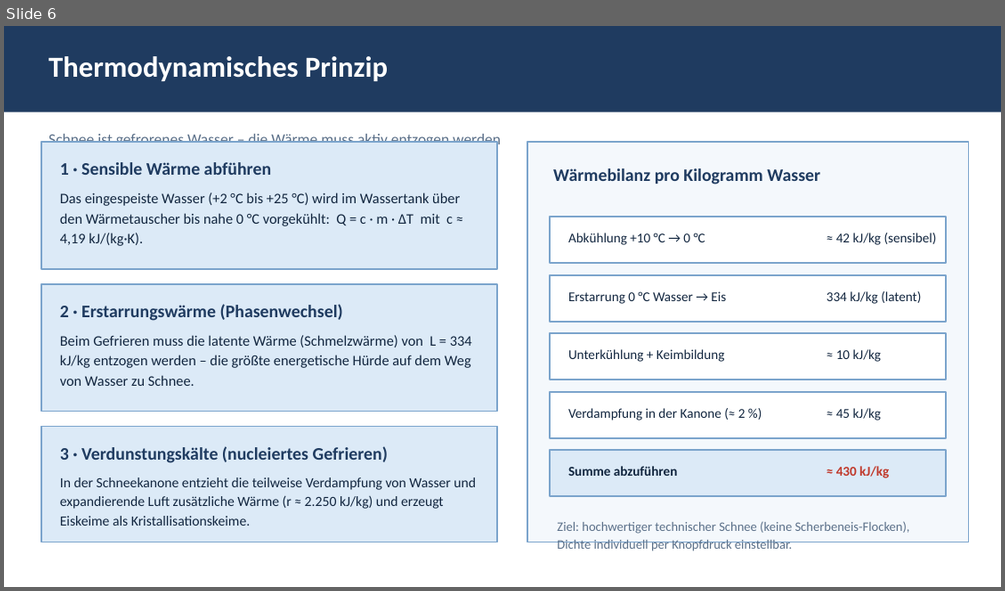
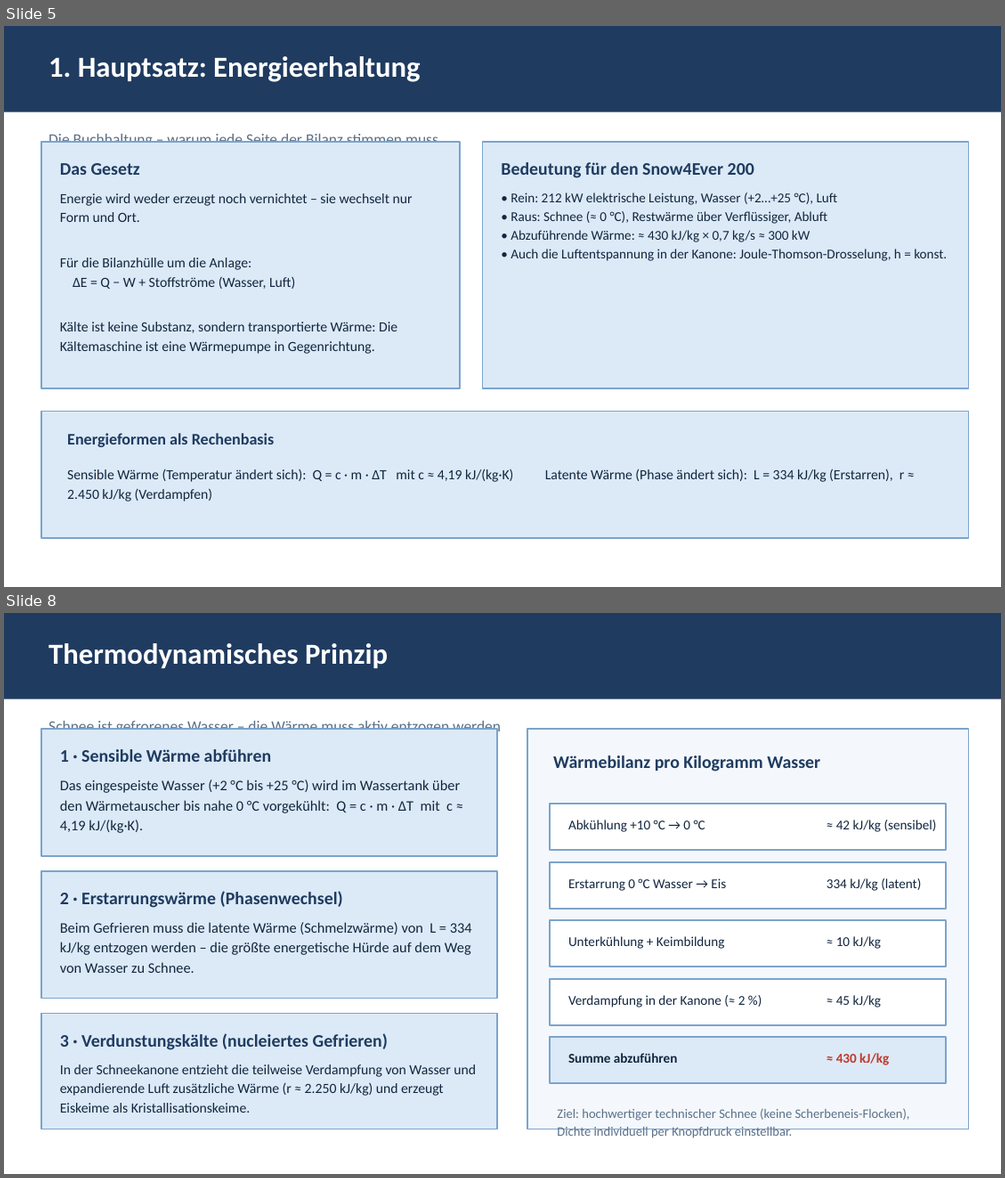
Before and after one commit to pgruberpg6-commits/Snow4ever, a slide deck: snow4ever200_thermodynamik.pptx. Shown one above the other, each under a label of ours: slide 6 before the commit, slides 5 and 8 after it; the slides between them are not shown. The pictures are 1005x591 and 1005x1178 pixels, drawn with LibreOffice and Linux fonts; fonts in the diff are those of the drawing. Boxes give left, top, right and bottom in pixels: in the first picture for what was removed or moved away, otherwise in the second. Text is boxed around its words. In the diff, an @@ line names an element or a change of style, - is before the commit and + after.

Commit message:
Hauptsatz-Folien: 1./2./3. Hauptsatz jeweils als eigene Folie (16 Folien beibehalten)

```diff
--- a/snow4ever200_thermodynamik.pptx
+++ b/snow4ever200_thermodynamik.pptx
@@ slide 5 added at (4,26,1001,587), background #FFFFFF @@
@@ rectangle added at (4,26,1001,112), fill #1F3B60 @@
@@ text added at (48,56,420,82), 28 pt, text #FFFFFF, bold @@
+1. Hauptsatz: Energieerhaltung
@@ rectangle added at (41,142,461,389), fill #DCEAF7, outline #7BA4CC 1.5 pt @@
@@ text added at (48,134,438,143), 15 pt, text #5B7089 @@
+Die Buchhaltung – warum jede Seite der Bilanz stimmen muss
@@ rectangle added at (483,142,969,389), fill #DCEAF7, outline #7BA4CC 1.5 pt @@
@@ text added at (60,163,140,175), 17 pt, text #1F3B60, bold @@
+Das Gesetz
@@ text added at (501,162,754,178), 17 pt, text #1F3B60, bold @@
+Bedeutung für den Snow4Ever 200
@@ text added at (60,193,413,354), 13.5 pt, text #12263F @@
+Energie wird weder erzeugt noch vernichtet – sie wechselt nur Form und Ort.
+Für die Bilanzhülle um die Anlage:
+ΔE = Q − W + Stoffströme (Wasser, Luft)
+Kälte ist keine Substanz, sondern transportierte Wärme: Die Kältemaschine ist eine Wärmepumpe in Gegenrichtung.
@@ text added at (510,192,947,261), 13 pt, text #12263F @@
+• Rein: 212 kW elektrische Leistung, Wasser (+2…+25 °C), Luft
+• Raus: Schnee (≈ 0 °C), Restwärme über Verflüssiger, Abluft
+• Abzuführende Wärme: ≈ 430 kJ/kg × 0,7 kg/s ≈ 300 kW
+• Auch die Luftentspannung in der Kanone: Joule-Thomson-Drosselung, h = konst.
@@ rectangle added at (41,411,969,539), fill #DCEAF7, outline #7BA4CC 1.5 pt @@
@@ text added at (67,433,275,447), 15.5 pt, text #1F3B60, bold @@
+Energieformen als Rechenbasis
@@ text added at (67,468,904,482), 13.5 pt, text #12263F @@
+Sensible Wärme (Temperatur ändert sich): Q = c · m · ΔT mit c ≈ 4,19 kJ/(kg·K) Latente Wärme (Phase ändert sich): L = 334 kJ/kg (Erstarren), r ≈ 2.450 kJ/kg (Verdampfen)
@@ what was slide 6 is now slide 8 @@
```
Also in this commit, not shown: 2 other slides added, 3 slides removed.
